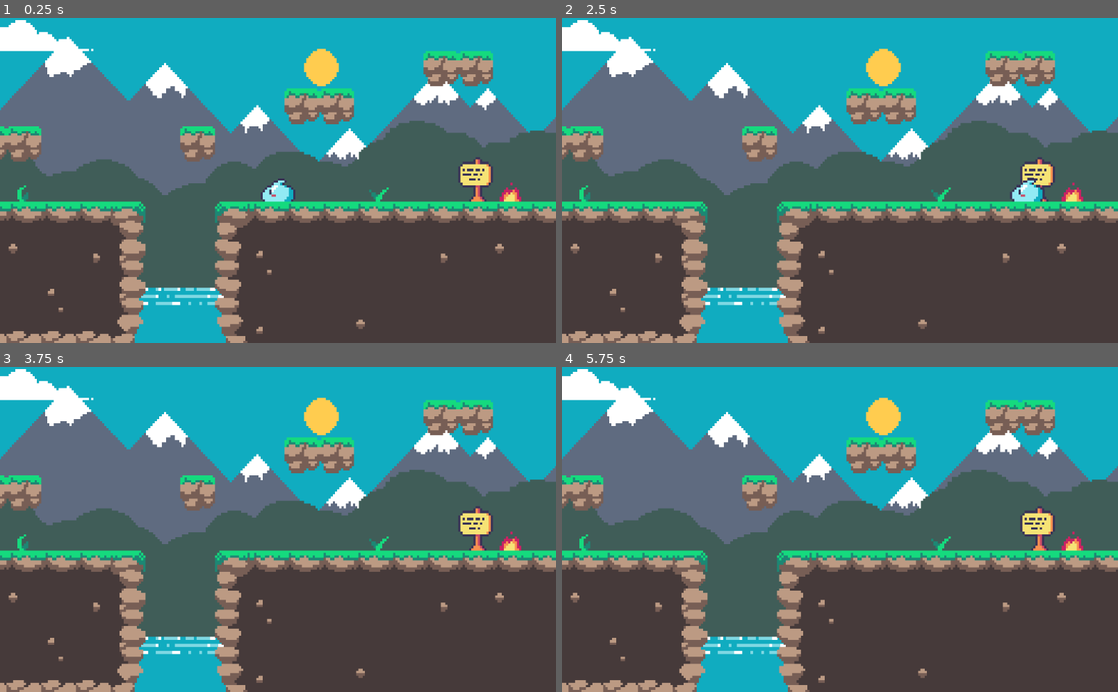
Above: before the commit, frames 1-4 (two rows, left to right).
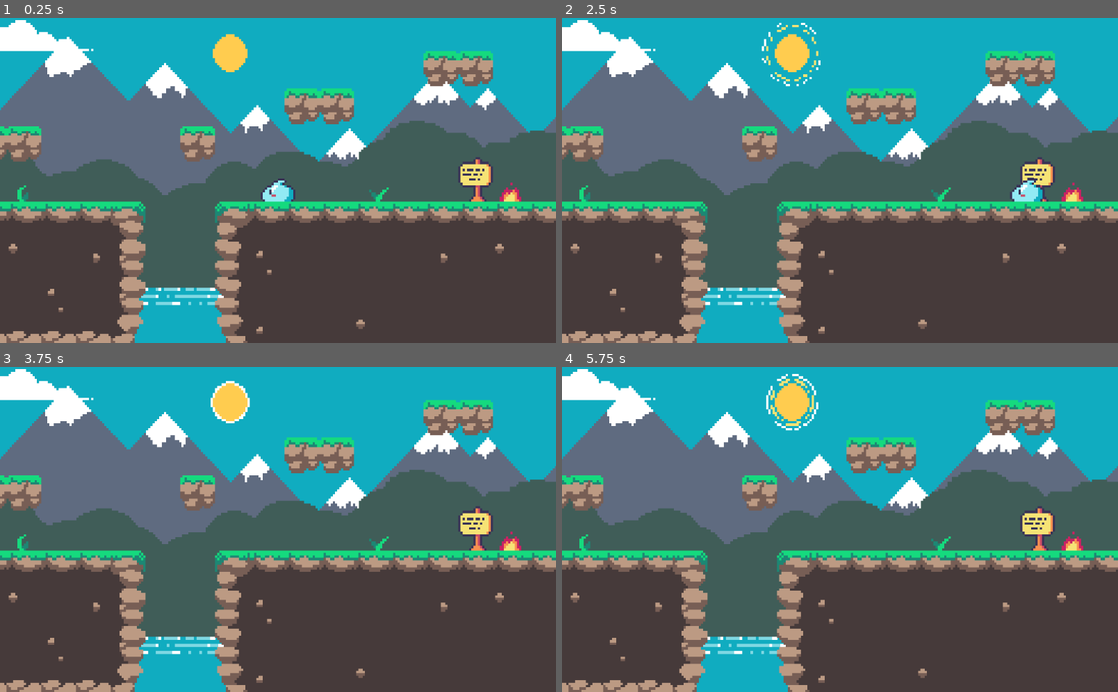
Above: after the commit, the same moments.

Repository: Lunkberjack/DragonQuestHacendado
Game: Godot game, scene res://Scenes/Mundo.tscn
The game is run twice, just before and just after one commit, with the same random seed, the same clock (stepped at 60 frames per second) and the same inputs.
Inputs:
- Up to frame 1 (0.25 s): no input
- Up to frame 2 (2.5 s): tap Enter (ui_accept) at 0.5, 0.77, 1.52 s; hold Right (ui_right) 0.53-2.03 s; hold Left (ui_left) from 2.03 s (still down)
- Up to frame 3 (3.75 s): release Left (ui_left) at 2.78 s; hold Right (ui_right) from 2.78 s (still down); tap Enter (ui_accept) at 3.02 s
- Up to frame 4 (5.75 s): tap Enter (ui_accept) at 3.77, 4.25, 4.52, 5 s; release Right (ui_right) at 4.28 s; hold Left (ui_left) 4.28-5.03 s; hold Right (ui_right) from 5.03 s (still down)

The runs differ from the first frame. In frame 1, 1.1% of the frame differs, in the area x 38-61%, y 4-22%; in frame 2, 1.4%; in frame 3, 1.2%; in frame 4, 1.5%, in the area x 36-61%, y 2-22%.

Commit message:
Kubuntu - Sol arreglado
Animación del sol loopea :)

Diff:
--- a/Scenes/Mundo.tscn
+++ b/Scenes/Mundo.tscn
@@ -10,6 +10,7 @@
 [ext_resource path="res://Rocky Roads/fire.png" type="Texture" id=8]
 [ext_resource path="res://Rocky Roads/crate.png" type="Texture" id=9]
 [ext_resource path="res://Rocky Roads/sign.png" type="Texture" id=10]
+[ext_resource path="res://Scenes/Sol.gd" type="Script" id=11]
 
 [sub_resource type="ConvexPolygonShape2D" id=1]
 points = PoolVector2Array( 0, 0, 16, 0, 16, 16, 0, 16 )
@@ -539,9 +540,10 @@
 [node name="Sol" type="Node2D" parent="TileMap"]
 
 [node name="KinematicBody2D" type="KinematicBody2D" parent="TileMap/Sol"]
+script = ExtResource( 11 )
 
 [node name="Sprite" type="Sprite" parent="TileMap/Sol/KinematicBody2D"]
-position = Vector2( 97, -57 )
+position = Vector2( 55, -63 )
 texture = ExtResource( 6 )
 hframes = 6
 
--- /dev/null
+++ b/Scenes/Sol.gd
@@ -0,0 +1,16 @@
+extends KinematicBody2D
+
+
+# Declare member variables here. Examples:
+# var a = 2
+# var b = "text"
+
+
+# Called when the node enters the scene tree for the first time.
+func _ready():
+   get_node("AnimationPlayer").play("Brillo")
+
+
+# Called every frame. 'delta' is the elapsed time since the previous frame.
+#func _process(delta):
+#	pass
Not shown: 1 places in Scenes/Mundo.tscn that only renumber resources
